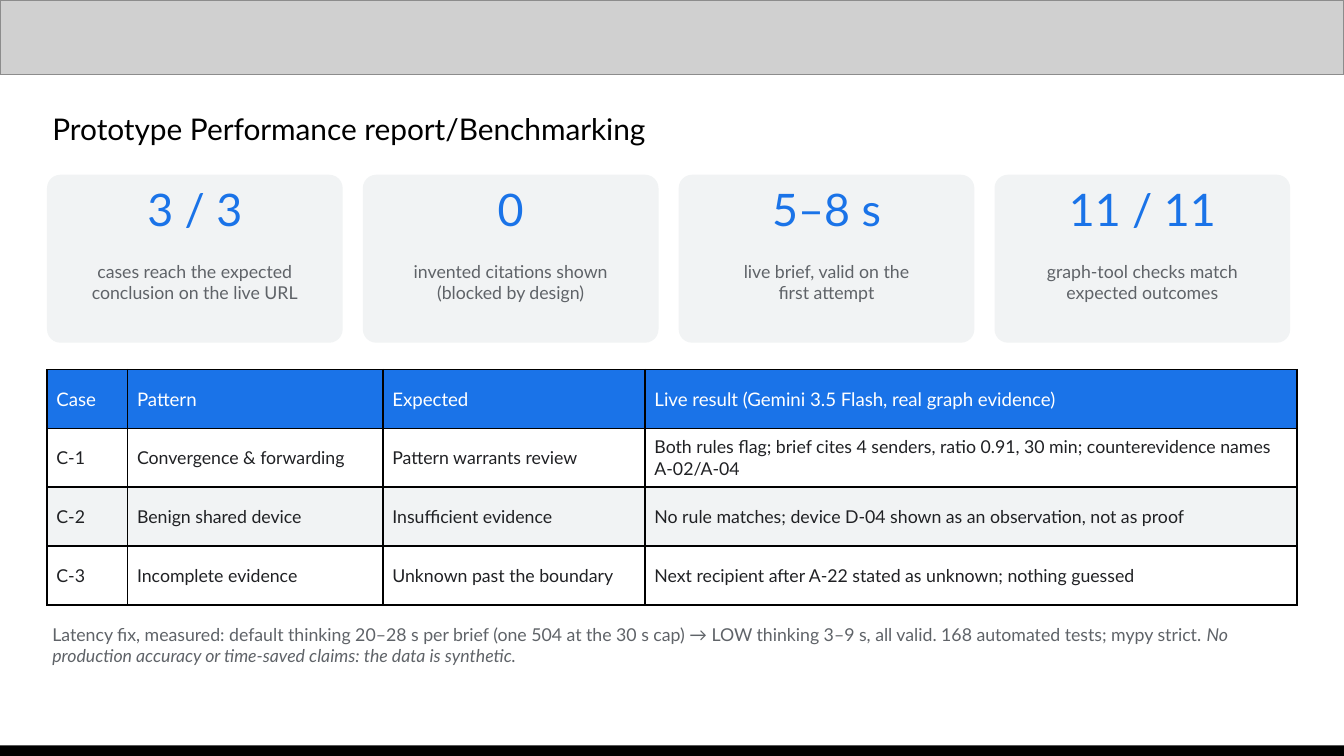
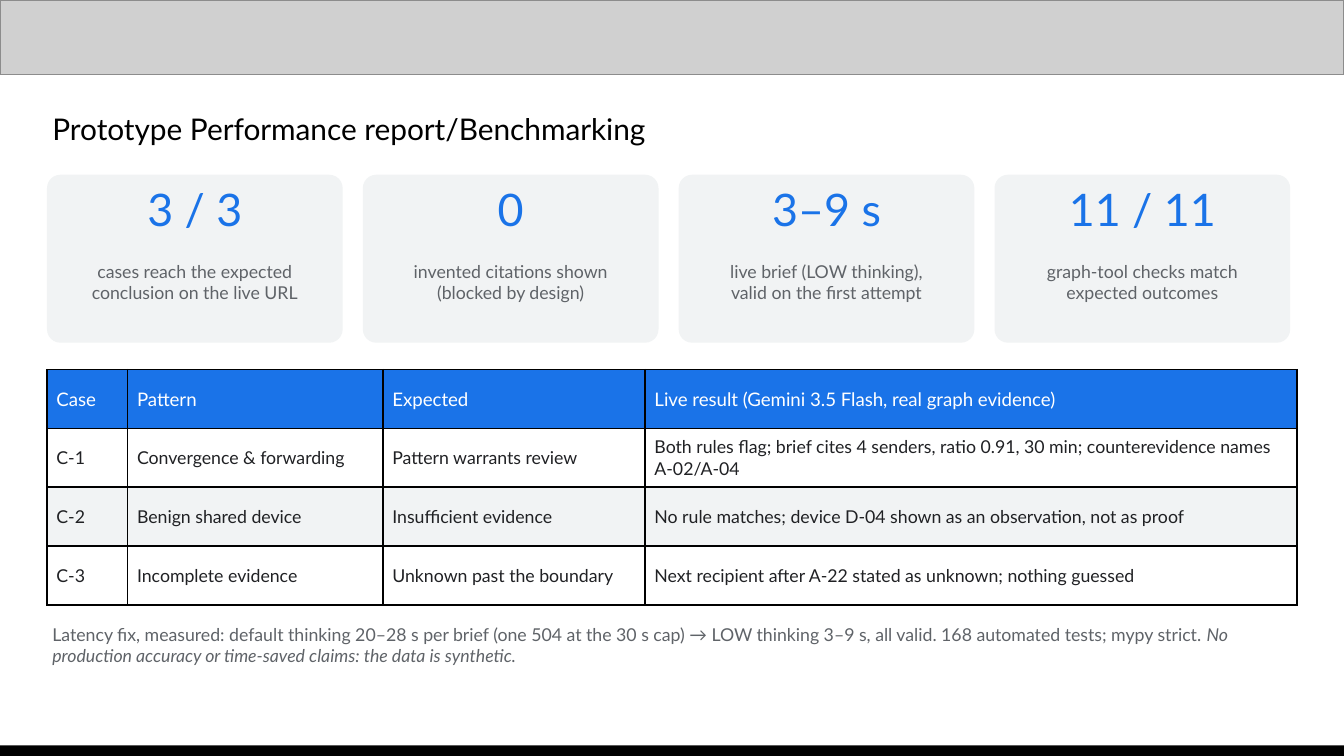
Before and after one commit to shieryl-ryle/traceguard, a slide deck: slide 11 of submission/TraceGuard-proposal.pptx. Drawn at 1344x756 pixels with LibreOffice and Linux fonts; fonts in the diff are those of the drawing; grey boxes stand for pictures. Boxes give left, top, right and bottom in pixels: in the first picture for what was removed or moved away, otherwise in the second. Text is boxed around its words. In the diff, an @@ line names an element or a change of style, - is before the commit and + after.

Commit message:
docs(TASK-007): polish the proposal deck for submission
- slide 13: real demo video link (public Drive file) and the portal's "3–4 Minutes" label
- slide 3: "graph tools compute, Gemini explains, the analyst judges" (matches the video)
- slides 8 and 11: one measured latency, 3–9 s at LOW thinking
- slide 7: Google Cloud, Gemini and Vertex AI marks on the architecture
- slide 10: follow-up refusal retaken on C-3, where A-22 actually appears
- slide 2: in -> out -> decision strip; slide 15 closes on the product promise and links
- checklist and screenshot provenance updated; deck passes package validation

```diff
--- a/submission/TraceGuard-proposal.pptx
+++ b/submission/TraceGuard-proposal.pptx
@@ text at (772, 193, 881, 227): text changed @@
-5–8 s
+3–9 s
@@ text at (730, 264, 922, 302): text changed @@
-live brief, valid on the
-first attempt
+live brief (LOW thinking),
+valid on the first attempt
```
Also in this commit, not shown: 6 other slides changed, 1 slide added, 1 slide removed, 7 other files.
